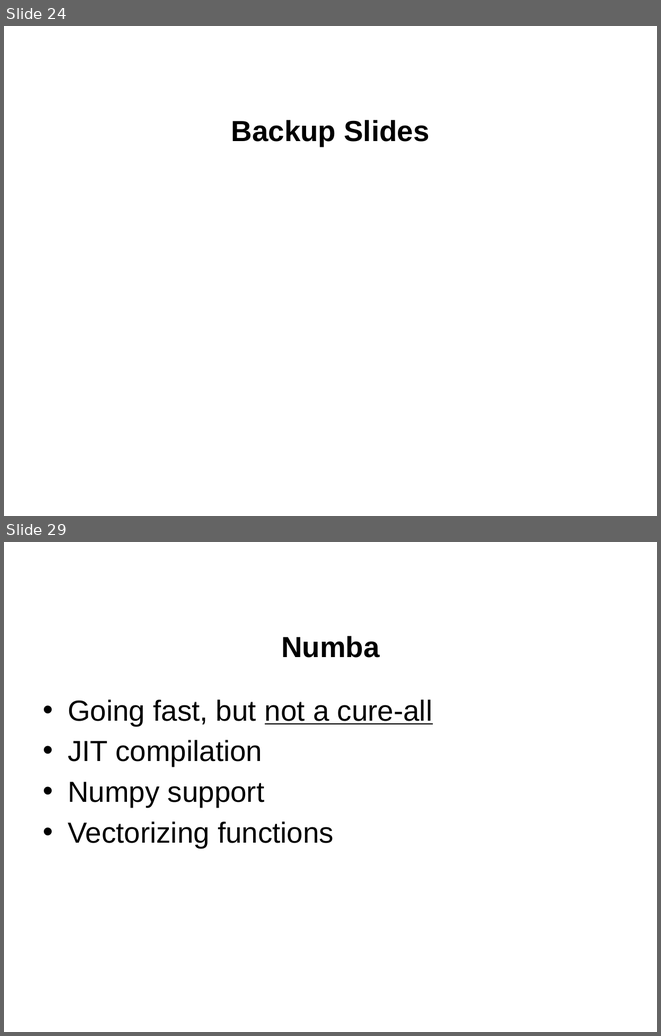
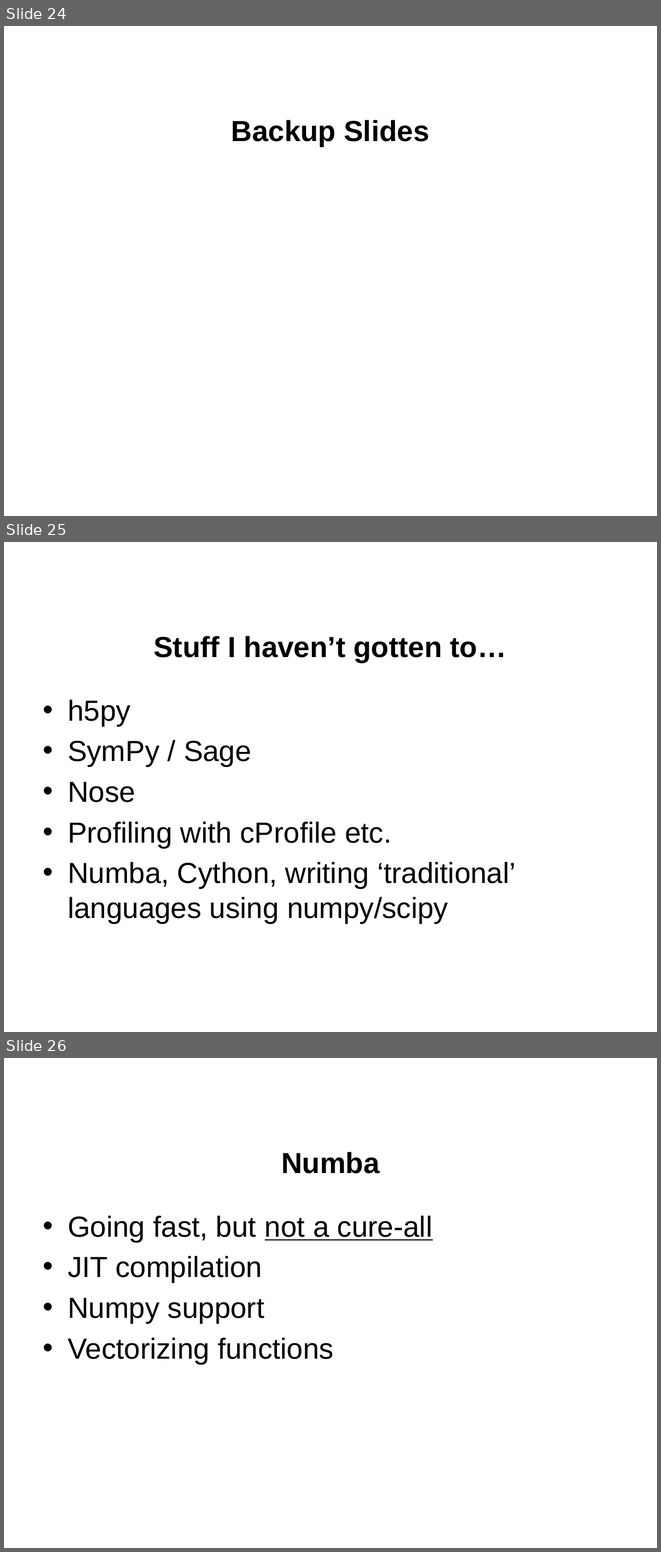
Before and after one commit to jgerity/talks, a slide deck: 2016/computing_workgroup/python_modules/python_scientific_modules.pptx. Shown one above the other, each under a label of ours: slides 24 and 29 before the commit, slides 24, 25 and 26 after it; the slides between them are not shown. The pictures are 661x1036 and 661x1552 pixels, drawn with LibreOffice and Linux fonts; fonts in the diff are those of the drawing; background and template pictures are left out. Boxes give left, top, right and bottom in pixels: in the first picture for what was removed or moved away, otherwise in the second. Text is boxed around its words. In the diff, an @@ line names an element or a change of style, - is before the commit and + after.

```diff
--- a/2016/computing_workgroup/python_modules/python_scientific_modules.pptx
+++ b/2016/computing_workgroup/python_modules/python_scientific_modules.pptx
@@ slide 25 added at bbox=[4, 542, 657, 1032], background picture (left out) @@
@@ title added at bbox=[153, 636, 506, 662], 32 pt, text #000000, bold @@
+Stuff I haven’t gotten to…
@@ text added at bbox=[68, 699, 516, 923], 32 pt, text #000000 @@
+• h5py
+• SymPy / Sage
+• Nose
+• Profiling with cProfile etc.
+• Numba, Cython, writing ‘traditional’ languages using numpy/scipy
@@ what was slide 29 is now slide 26 @@
```
Also in this commit, not shown: 7 slides changed, 5 slides removed.
